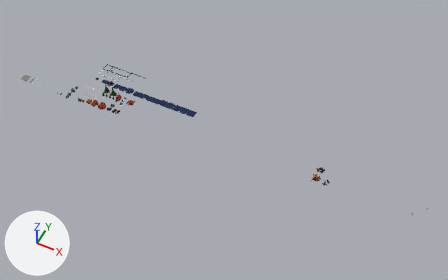
One commit to the glTF model dist/data/models.glb: the scene before it, then after it.
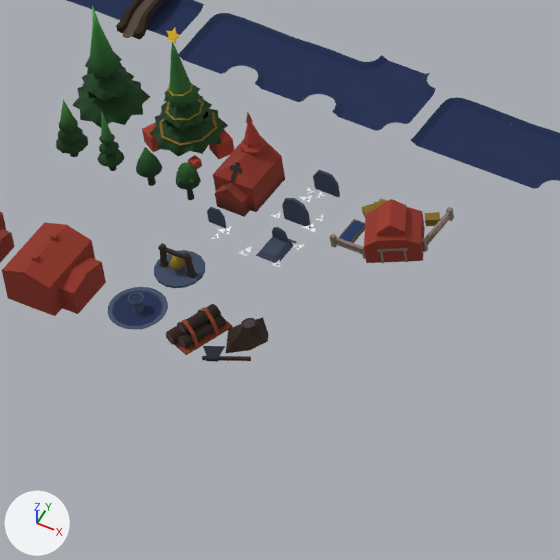
The first picture shows the older version from a 50 mm camera at (178.7, -167.5, 221.2) aimed at (89.2, 11.6, -2.7). The close-ups show the older and then the newer version on the part from 22% to 32% of the width and 30% to 47% of the height of that picture. Only the edits that show in the close-ups are written down. Every picture has the same lights, and +X, +Y and +Z are marked at lower left.

Script lines for the objects in view, before the commit:
```python
me_tree_006 = bpy.data.meshes.new('tree.006')
me_tree_006.from_pydata(...)  # 126 vertices, 220 faces; spans x -0.241..0.257, y -0.533..0.803, z -0.078..0.716
me_tree_006.materials.append(mat_material)  # picture img_palette
me_tree_042 = bpy.data.meshes.new('tree.042')
me_tree_042.from_pydata(...)  # 126 vertices, 220 faces; spans x -0.241..0.257, y -0.533..0.803, z -0.078..0.716
me_tree_042.materials.append(mat_material)  # picture img_palette
me_water_center_007 = bpy.data.meshes.new('water_center.007')
me_water_center_007.from_pydata(...)  # 48 vertices, 64 faces; spans x -2.0..2.0, y -2.0..1.28, z 0.0..0.2
me_water_center_007.materials.append(mat_material)  # picture img_palette
ob_cow_001 = bpy.data.objects.new('cow.001', me_tree_006)
ob_cow_001.location = (2.0, 0.0, 0.0)
ob_cow_002 = bpy.data.objects.new('cow.002', me_tree_042)
ob_cow_002.location = (0.0, 0.0, 0.0)
ob_water_t = bpy.data.objects.new('water_T', me_water_center_007)
ob_water_t.location = (28.0, 18.0, 0.0)
# also in view: 'church' at (30.0, 10.5, 1.9); 'tree_big.001' at (22.0, 12.0, 3.1); 'town_bell' at (30.0, 5.1, 0.5); 'water_I' at (20.0, 18.0, 0.1); 'grave.001' at (32.9, 7.8, 0.4)
```
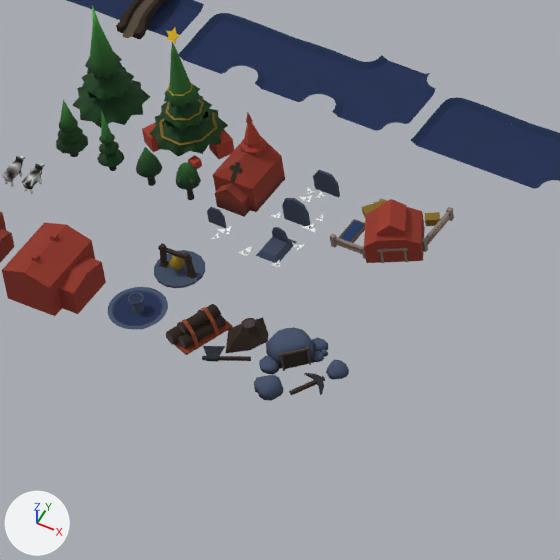
Diff of the bpy script that builds the scene:
```diff
--- a/dist/data/models.glb.py
+++ b/dist/data/models.glb.py
@@ me_road_stone_016 @@
+me_road_stone_016.from_pydata(...)  # 318 vertices, 584 faces; spans x -2.03..1.77, y -1.79..2.16, z -0.11..0.96
+me_road_stone_016.materials.append(mat_material)  # picture img_palette
@@ ob_cow_001 @@
 ob_cow_001 = bpy.data.objects.new('cow.001', me_tree_006)
-ob_cow_001.location = (2.0, 0.0, 0.0)
+ob_cow_001.location = (23.0, 5.0, 2.0)
@@ ob_cow_002 @@
 ob_cow_002 = bpy.data.objects.new('cow.002', me_tree_042)
-ob_cow_002.location = (0.0, 0.0, 0.0)
+ob_cow_002.location = (22.0, 5.0, 2.0)
@@ ob_mine @@
+ob_mine = bpy.data.objects.new('mine', me_road_stone_016)
+ob_mine.location = (38.0, 2.0, 0.0)
```

Pixel boxes (x1, y1, x2, y2) of what changed, in the close-ups (560 x 560 px):
'mine', added (blue): after (254, 327, 349, 401)
'cow.001', moved (not visible before): after (22, 163, 45, 194)
'cow.002', moved (not visible before): after (2, 156, 25, 187)
